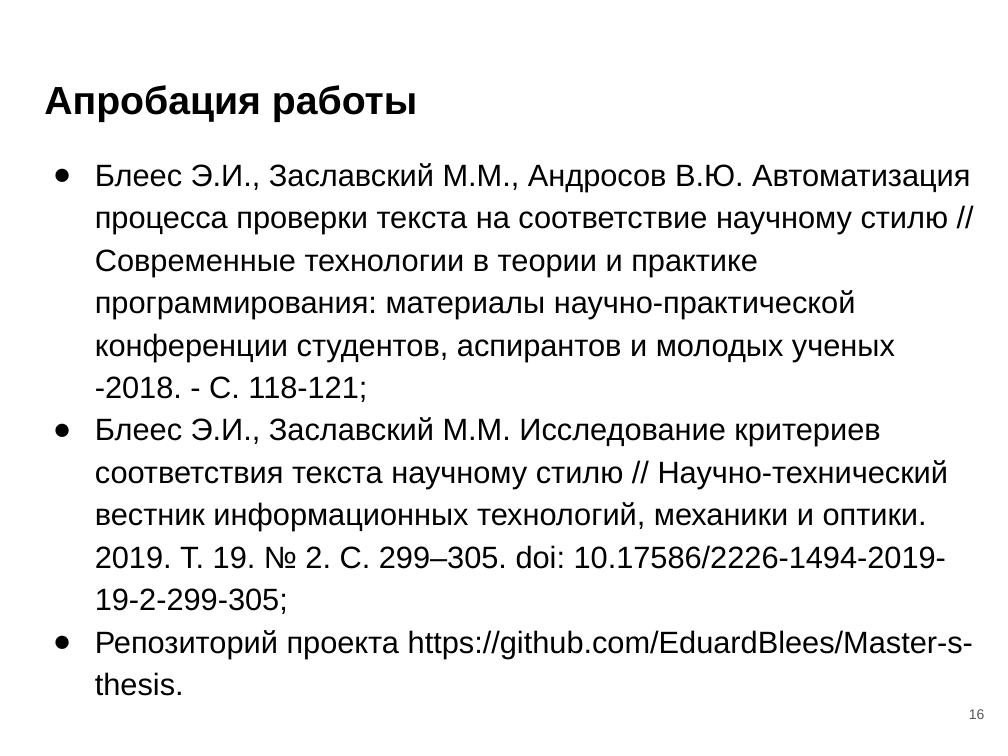
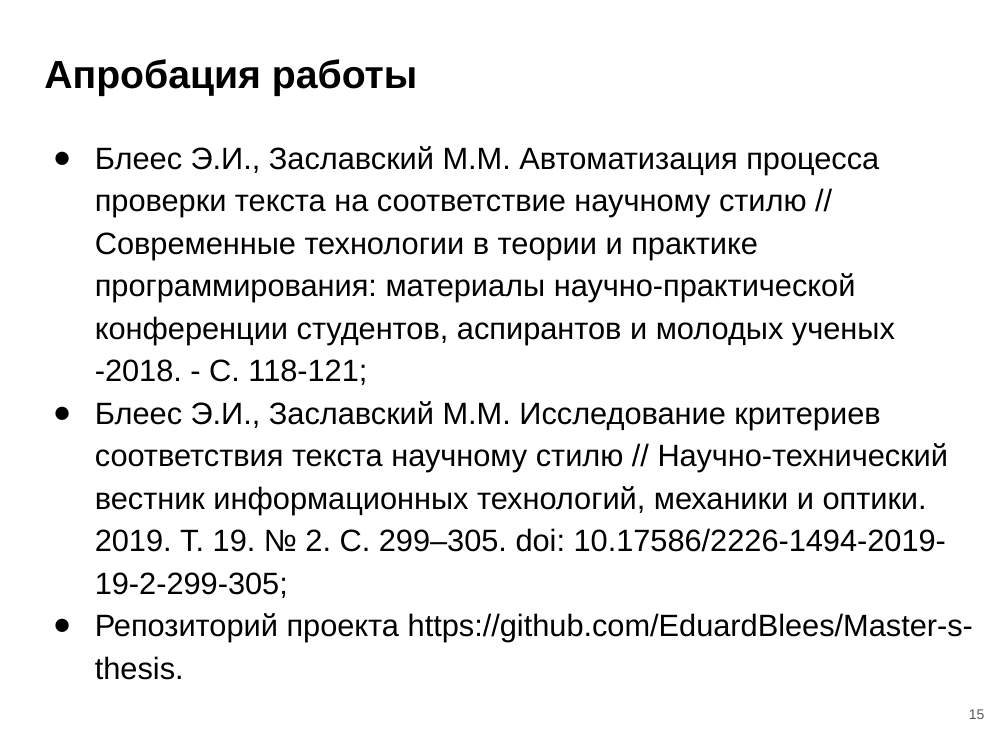
Before and after one commit to OSLL/sw-auto, a slide deck: slide 15 of paper_work/masters thesis/msc_slides.pptx (slide 16 before the commit). Drawn at 1008x756 pixels with LibreOffice and Linux fonts; fonts in the diff are those of the drawing. Boxes give left, top, right and bottom in pixels: in the first picture for what was removed or moved away, otherwise in the second. Text is boxed around its words. In the diff, an @@ line names an element or a change of style, - is before the commit and + after.

```diff
--- a/paper_work/masters thesis/msc_slides.pptx
+++ b/paper_work/masters thesis/msc_slides.pptx
@@ title "Апробация работы": place and size @@
-title "Апробация работы" at [44, 85, 417, 122]
+title "Апробация работы" at [44, 59, 417, 96]
@@ text "Блеес Э.И., Заславский М.М. Автоматизация ...": place and size @@
-text "Блеес Э.И., Заславский М.М. Автоматизация ..." at [95, 163, 973, 696]
+text "Блеес Э.И., Заславский М.М. Автоматизация ..." at [95, 146, 973, 680]
@@ text at [95, 146, 895, 385]: text changed @@
-● Блеес Э.И., Заславский М.М., Андросов В.Ю. Автоматизация процесса проверки текста на соответствие научному стилю // Современные технологии в теории и практике программирования: материалы научно-практической конференции студентов, аспирантов и молодых ученых -2018. - С. 118-121;
+● Блеес Э.И., Заславский М.М. Автоматизация процесса проверки текста на соответствие научному стилю // Современные технологии в теории и практике программирования: материалы научно-практической конференции студентов, аспирантов и молодых ученых -2018. - С. 118-121;
@@ page number at [969, 709, 985, 719]: text changed @@
-16
+15
```
Also in this commit, not shown: 20 other slides changed, 5 slides added, 4 slides removed, 1 other file.
